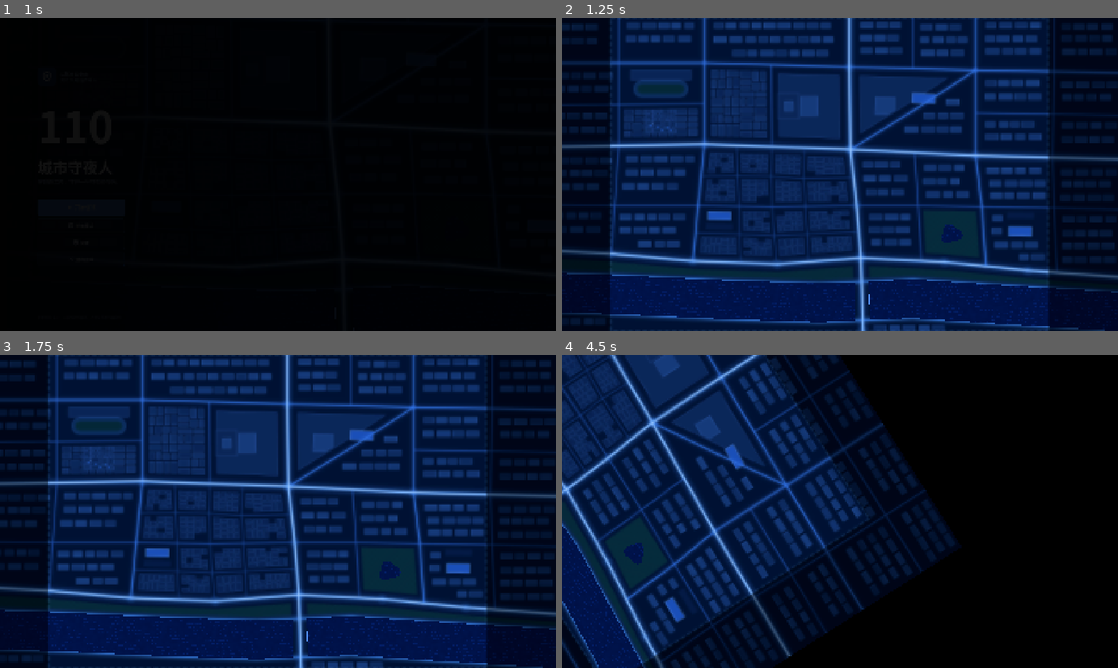
Above: before the commit, frames 1-4 (two rows, left to right).
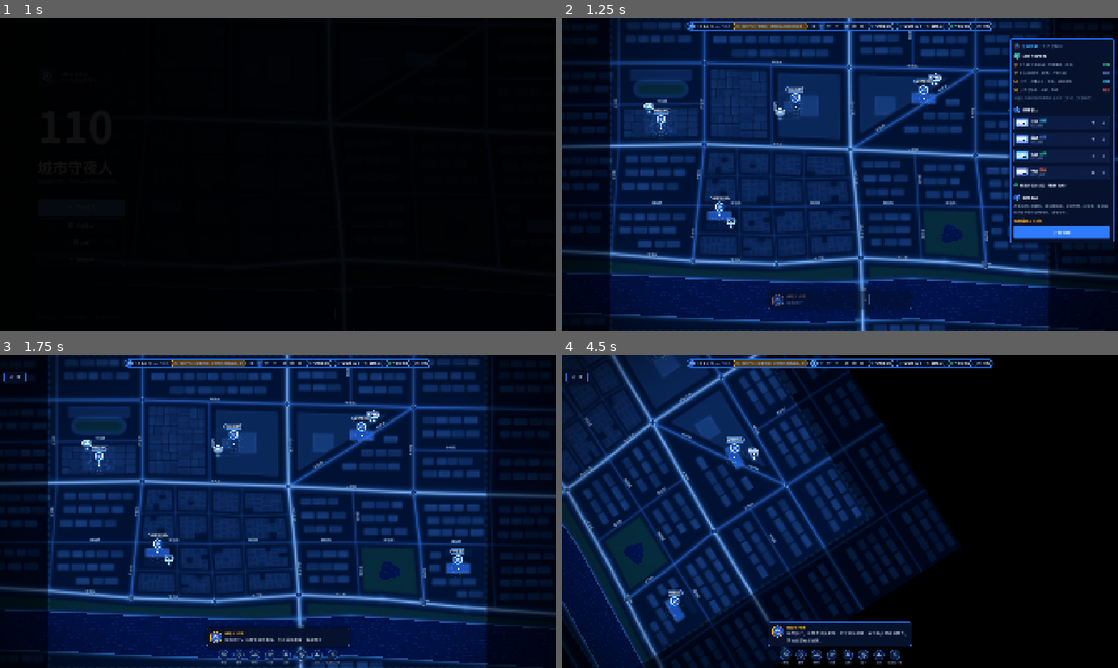
Above: after the commit, the same moments.

Repository: mud4u404/game002
Game: Godot game, scene res://scenes/main_menu.tscn
Two runs of this game, one before a commit and one after it. Both use one fixed random seed, a clock stepped at 60 frames per second and the inputs below.
Inputs (mouse positions are in pixels of both pictures, inside the frame that each line leads up to):
- Up to frame 1 (1 s): click (83, 208) at 0.5 s
- Up to frame 2 (1.25 s): no input
- Up to frame 3 (1.75 s): click (500, 570) at 1.25 s, where only the run after the commit has a clickable "开始值班"
- Up to frame 4 (4.5 s): tap Enter at 2 s; move the mouse to (962, 495) at 2.02 s; hold D 2.03-2.75 s; hold Q 2.03-2.75 s; click (962, 495) at 2.17 s; tap Space at 2.27 s; drag from (728, 527) to (812, 574) at 2.77 s; move the mouse to (895, 442) at 3.52 s; hold D 3.53-4.25 s; tap P at 3.6 s; click (895, 442) at 3.67 s; drag from (812, 574) to (673, 464) at 4.27 s

Frame 1 is identical in both runs. In frame 2, 8.8% of the frame differs, in the area x 0-100%, y 0-100%; in frame 3, 5.5%; in frame 4, 7.2%.
Error before the commit: Parse Error: Could not find type "RecruitPanel" in the current scope. (res://scripts/ui/hud.gd:19)

Commit message:
按审查修改：spacer 移到警情列表下方按钮贴底对齐；inc.get("req", {})
- 必改：卡片内 spacer 从按钮后移到 _incidents_block 之后，吸收警情条数差，让招募按钮贴底对齐
- 建议：inc.req 改为 inc.get("req", {})，缺 req 字段时更安全

Diff:
--- a/scripts/ui/recruit_panel.gd
+++ b/scripts/ui/recruit_panel.gd
@@ -1 +1,190 @@
-@/Volumes/TV/xiaomi/.mimo-sessions/2026/09/26/github/game002/scripts/ui/recruit_panel.gd
+class_name RecruitPanel
+extends Control
+## 招募编组：在经费与编制之内扩充警力。
+
+var game: Game
+var _panel: TechPanel
+var _cards: Array = []
+var _money: Label
+var _staff: Label
+
+
+func _init(p_game: Game) -> void:
+	game = p_game
+	set_anchors_preset(Control.PRESET_FULL_RECT)
+	mouse_filter = Control.MOUSE_FILTER_STOP
+	visible = false
+	var dim := ColorRect.new()
+	dim.color = Color(0, 0, 0, 0.4)
+	dim.set_anchors_preset(Control.PRESET_FULL_RECT)
+	dim.gui_input.connect(func(e): if e is InputEventMouseButton and e.pressed: visible = false)
+	add_child(dim)
+	_panel = TechPanel.new("招募编组", "person_add", UIKit.ACCENT, true)
+	_panel.closed.connect(func(): visible = false)
+	add_child(_panel)
+	var b := _panel.body
+	b.add_theme_constant_override("separation", 14)
+	var info := HBoxContainer.new()
+	info.add_theme_constant_override("separation", 20)
+	info.add_child(UIKit.icon_label("payments", 20, UIKit.GREEN))
+	_money = UIKit.label("", 16, UIKit.TEXT, "bold")
+	info.add_child(_money)
+	info.add_child(UIKit.icon_label("badge", 20, UIKit.TEXT_DIM))
+	_staff = UIKit.label("", 16, UIKit.TEXT, "bold")
+	info.add_child(_staff)
+	b.add_child(info)
+	var row := HBoxContainer.new()
+	row.add_theme_constant_override("separation", 12)
+	b.add_child(row)
+	for kind in Data.UNIT_TYPES.keys():
+		row.add_child(_make_card(kind))
+	var tip := UIKit.label("新编组在所属设施组建，立即上岗。", 12, UIKit.TEXT_MUTED)
+	b.add_child(tip)
+
+
+func _make_card(kind: String) -> Control:
+	var d: Dictionary = Data.UNIT_TYPES[kind]
+	var card := PanelContainer.new()
+	card.add_theme_stylebox_override("panel", UIKit.panel_box(12, UIKit.BG2, 16))
+	card.custom_minimum_size = Vector2(236, 0)
+	card.size_flags_vertical = Control.SIZE_EXPAND_FILL
+	var v := VBoxContainer.new()
+	v.add_theme_constant_override("separation", 8)
+	v.size_flags_vertical = Control.SIZE_EXPAND_FILL
+	card.add_child(v)
+	var icon := Control.new()
+	icon.custom_minimum_size = Vector2(0, 76)
+	icon.draw.connect(func():
+		var c := Vector2(icon.size.x * 0.5, 38)
+		icon.draw_circle(c, 36, UIKit.with_alpha(UIKit.ACCENT, 0.14))
+		UIKit.draw_icon(icon, d.gi, c, 44, UIKit.ACCENT.lightened(0.3)))
+	v.add_child(icon)
+	var name := UIKit.label(d.name, 18, UIKit.TEXT, "bold")
+	name.horizontal_alignment = HORIZONTAL_ALIGNMENT_CENTER
+	v.add_child(name)
+	var fac := UIKit.label("%s · %s" % [Data.FACILITY_TYPES[d.facility].name, d.crew], 12, UIKit.TEXT_DIM)
+	fac.horizontal_alignment = HORIZONTAL_ALIGNMENT_CENTER
+	v.add_child(fac)
+	var desc := UIKit.label(d.desc, 13, UIKit.TEXT_DIM)
+	desc.autowrap_mode = TextServer.AUTOWRAP_WORD_SMART
+	desc.custom_minimum_size = Vector2(0, 38)
+	v.add_child(desc)
+	var sk: Dictionary = Data.SKILLS[d.skill]
+	var skh := HBoxContainer.new()
+	skh.add_theme_constant_override("separation", 6)
+	skh.add_child(UIKit.icon_label(sk.gi, 16, sk.color))
+	skh.add_child(UIKit.label("专长：" + sk.name, 13, sk.color, "bold"))
+	v.add_child(skh)
+	v.add_child(_incidents_block(d.skill))
+	# spacer 在警情列表下方：吸收各卡警情条数差，让底部按钮贴底对齐
+	var spacer := Control.new()
+	spacer.size_flags_vertical = Control.SIZE_EXPAND_FILL
+	spacer.custom_minimum_size = Vector2(0, 0)
+	v.add_child(spacer)
+	v.add_child(_stat("speed", "速度", (float(d.speed) - 15.0) / 20.0, UIKit.ACCENT, "%d km/h" % int(float(d.speed) * 3.6)))
+	var up := HBoxContainer.new()
+	up.add_child(UIKit.icon_label("schedule", 16, UIKit.TEXT_MUTED))
+	up.add_child(UIKit.label("  日维持费", 13, UIKit.TEXT_DIM))
+	var sp := Control.new()
+	sp.size_flags_horizontal = Control.SIZE_EXPAND_FILL
+	up.add_child(sp)
+	up.add_child(UIKit.label(Data.money_str(d.upkeep), 13, UIKit.TEXT, "bold"))
+	v.add_child(up)
+	var have := UIKit.label("", 12, UIKit.TEXT_MUTED)
+	have.horizontal_alignment = HORIZONTAL_ALIGNMENT_CENTER
+	v.add_child(have)
+	var btn := UIKit.accent_button("招募  " + Data.money_str(d.cost), UIKit.ACCENT, 15)
+	btn.custom_minimum_size = Vector2(0, 42)
+	btn.pressed.connect(func():
+		game.recruit(kind)
+		_refresh())
+	v.add_child(btn)
+	_cards.append({"kind": kind, "btn": btn, "have": have})
+	return card
+
+
+func _incidents_block(skill_id: String) -> Control:
+	var box := VBoxContainer.new()
+	box.add_theme_constant_override("separation", 3)
+	var label_row := HBoxContainer.new()
+	label_row.add_theme_constant_override("separation", 6)
+	label_row.add_child(UIKit.icon_label("info", 14, UIKit.TEXT_MUTED))
+	label_row.add_child(UIKit.label("负责警情", 12, UIKit.TEXT_MUTED, "bold"))
+	box.add_child(label_row)
+	var matches: Array = []
+	for type_id in Data.INCIDENTS.keys():
+		if type_id == "prank":
+			continue
+		var inc: Dictionary = Data.INCIDENTS[type_id]
+		var req: Dictionary = inc.get("req", {})
+		if req.has(skill_id):
+			matches.append({"name": inc.name, "gi": inc.gi})
+	var shown := matches.slice(0, 6)
+	for m in shown:
+		var row := HBoxContainer.new()
+		row.add_theme_constant_override("separation", 5)
+		row.add_child(UIKit.icon_label(m.gi, 12, UIKit.TEXT_DIM))
+		row.add_child(UIKit.label(m.name, 11, UIKit.TEXT_DIM))
+		box.add_child(row)
+	if matches.size() > shown.size():
+		var more: int = matches.size() - shown.size()
+		var more_row := HBoxContainer.new()
+		more_row.add_theme_constant_override("separation", 5)
+		var pad := Control.new()
+		pad.custom_minimum_size = Vector2(12, 0)
+		more_row.add_child(pad)
+		more_row.add_child(UIKit.label("等 %d 类" % more, 11, UIKit.TEXT_MUTED))
+		box.add_child(more_row)
+	if matches.is_empty():
+		var empty_row := HBoxContainer.new()
+		empty_row.add_theme_constant_override("separation", 5)
+		empty_row.add_child(UIKit.icon_label("remove", 12, UIKit.TEXT_MUTED))
+		empty_row.add_child(UIKit.label("无直接对应警情", 11, UIKit.TEXT_MUTED))
+		box.add_child(empty_row)
+	return box
+
+
+func _stat(icon_name: String, name: String, v: float, c: Color, txt: String) -> Control:
+	var h := HBoxContainer.new()
+	h.add_theme_constant_override("separation", 6)
+	h.add_child(UIKit.icon_label(icon_name, 16, UIKit.TEXT_MUTED))
+	var l := UIKit.label(name, 13, UIKit.TEXT_DIM)
+	l.custom_minimum_size = Vector2(34, 0)
+	h.add_child(l)
+	var bar := MeterBar.new(c, 5, 1)
+	bar.size_flags_horizontal = Control.SIZE_EXPAND_FILL
+	bar.size_flags_vertical = Control.SIZE_SHRINK_CENTER
+	bar.set_value(clampf(v, 0.05, 1.0))
+	h.add_child(bar)
+	var t := UIKit.label(txt, 12, UIKit.TEXT, "bold")
+	t.custom_minimum_size = Vector2(64, 0)
+	t.horizontal_alignment = HORIZONTAL_ALIGNMENT_RIGHT
+	h.add_child(t)
+	return h
+
+
+func open() -> void:
+	visible = true
+	_refresh()
+	await get_tree().process_frame
+	_panel.reset_size()
+	_panel.position = (get_viewport_rect().size - _panel.size) * 0.5
+
+
+func _process(_d: float) -> void:
+	if visible:
+		_refresh()
+
+
+func _refresh() -> void:
+	_money.text = Data.money_str(GameState.money)
+	_staff.text = "编制 %d / %d" % [GameState.staff_used, GameState.staff_cap]
+	for c in _cards:
+		var reason := game.can_recruit(c.kind)
+		c.btn.disabled = reason != ""
+		c.btn.tooltip_text = reason
+		var n := 0
+		for u in game.units:
+			if u.kind == c.kind:
+				n += 1
+		c.have.text = "现有 %d 组" % n + ("　·　" + reason if reason != "" else "")
